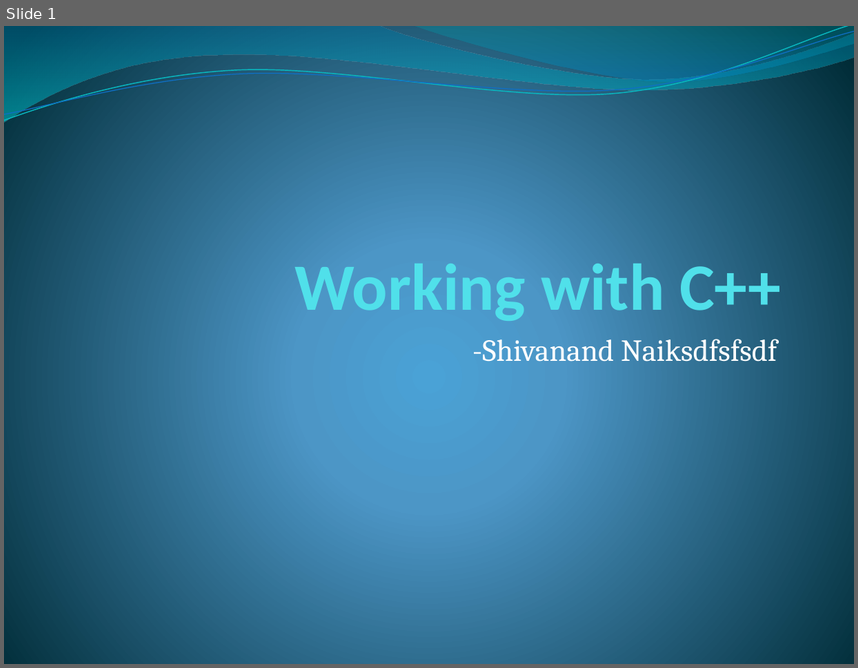
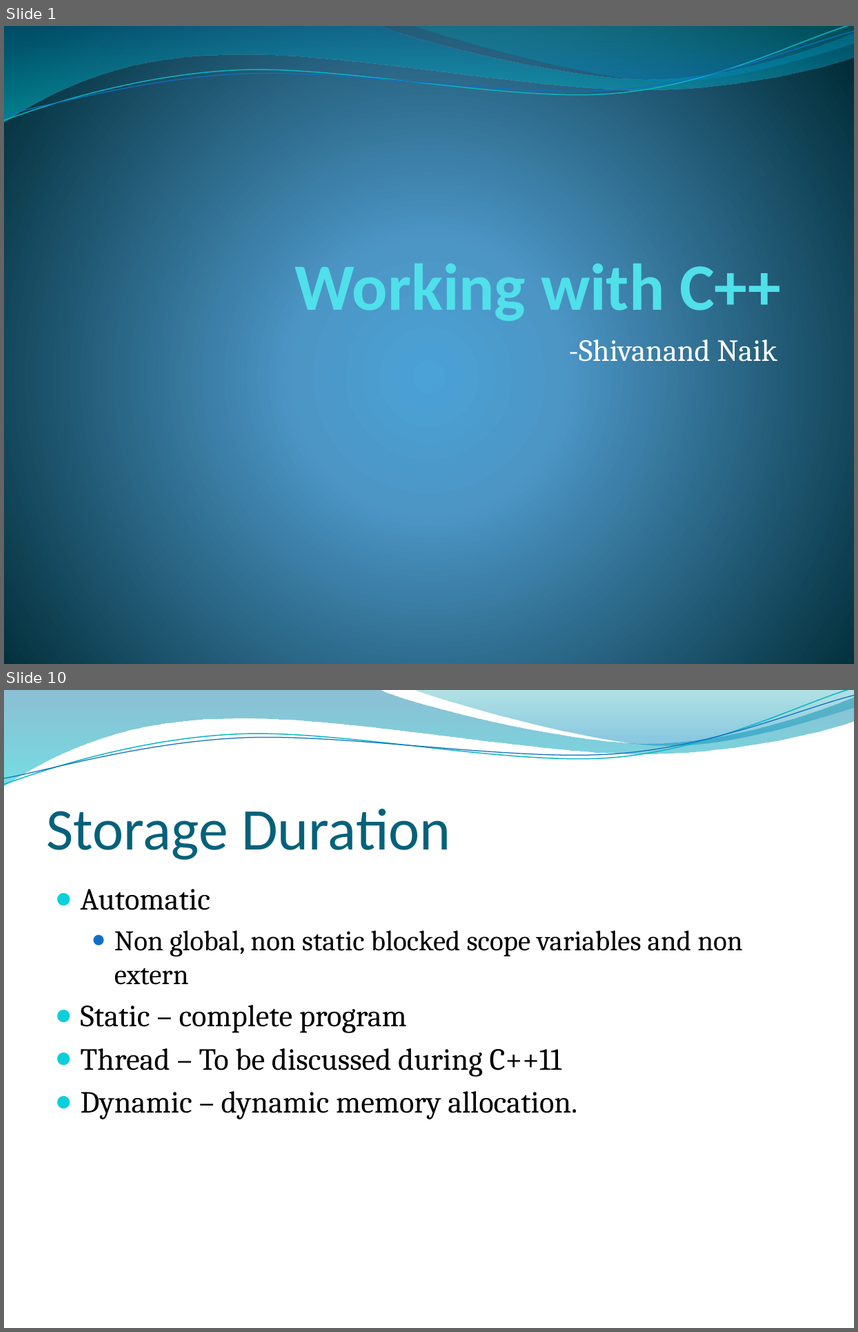
Before and after one commit to shivanandnaik/Presentations, a slide deck: c++.pptx. Shown one above the other, each under a label of ours: slide 1 before the commit, slides 1 and 10 after it; the slides between them are not shown. The pictures are 858x668 and 858x1332 pixels, drawn with LibreOffice and Linux fonts; fonts in the diff are those of the drawing; background and template pictures are left out. Boxes give left, top, right and bottom in pixels: in the first picture for what was removed or moved away, otherwise in the second. Text is boxed around its words. In the diff, an @@ line names an element or a change of style, - is before the commit and + after.

```diff
--- a/c++.pptx
+++ b/c++.pptx
@@ slide 10 added at [4, 690, 854, 1328], background picture (left out); not listed: 4 template elements that a slide beside it also shows @@
@@ title added at [47, 809, 450, 860], 50 pt, text #04617B @@
+Storage Duration
@@ text added at [81, 889, 743, 1119], 26 pt, text #000000 @@
+● Automatic
+  ● Non global, non static blocked scope variables and non extern
+● Static – complete program
+● Thread – To be discussed during C++11
+● Dynamic – dynamic memory allocation.
@@ slide 1 changed as well @@
@@ subtitle at [568, 339, 777, 361]: text changed @@
--Shivanand Naiksdfsfsdf
+-Shivanand Naik
```
Also in this commit, not shown: 1 other slide changed, 23 other slides added.
